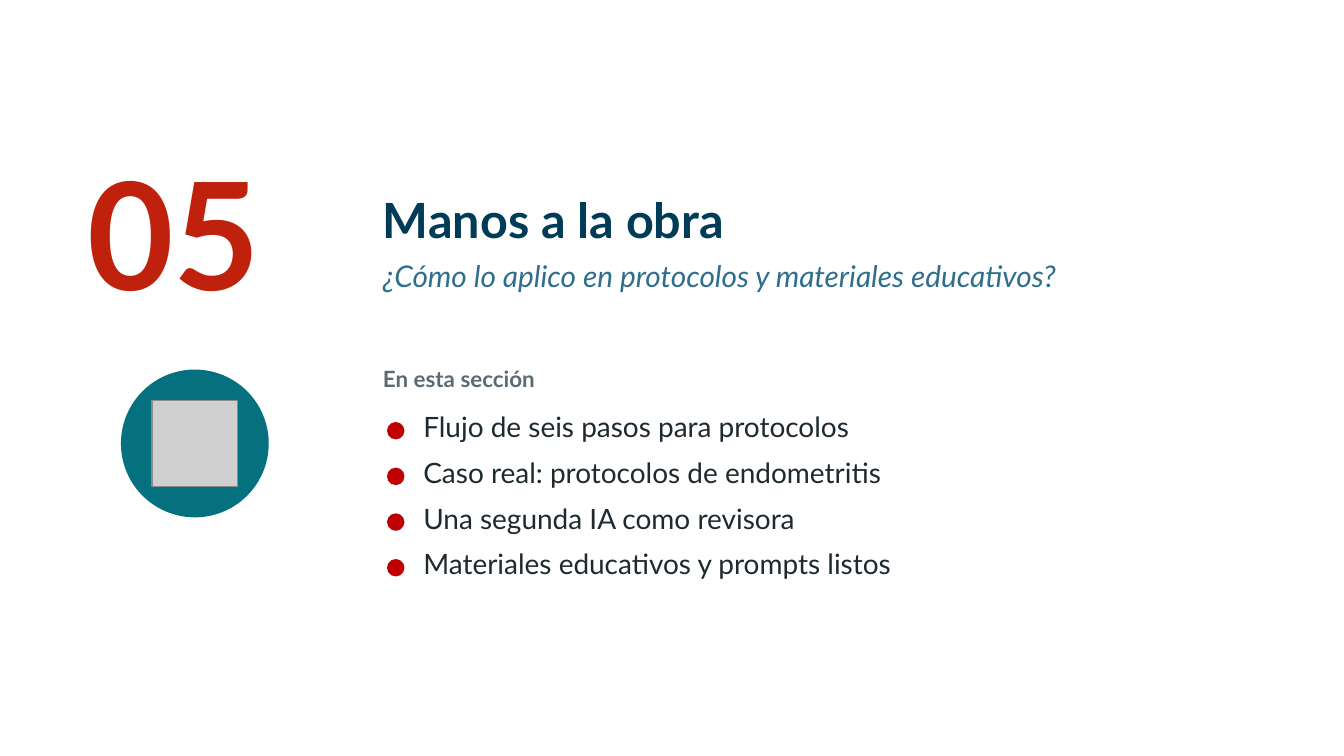
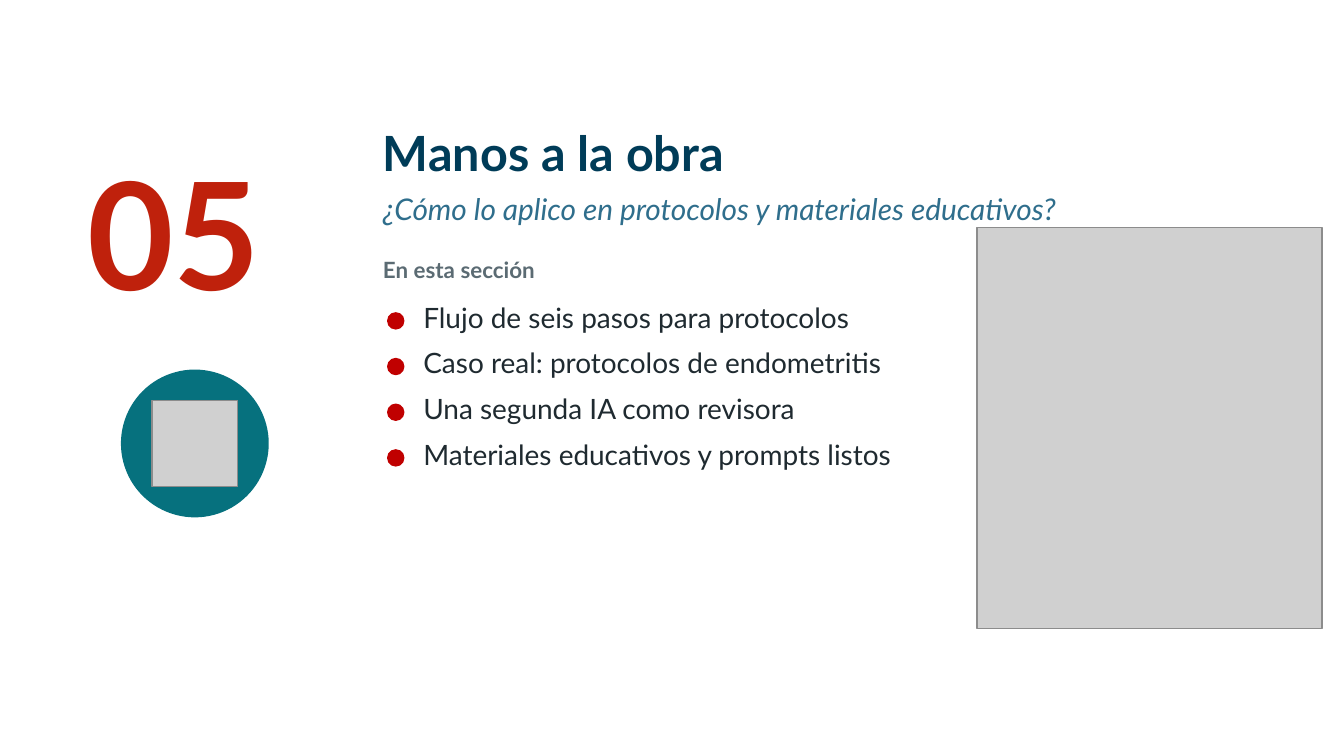
Before and after one commit to iCristian/jornada-alumni-2026, a slide deck: slide 25 of Presentaciones/IA_Matroneria_Parte_1.pptx. Drawn at 1344x756 pixels with LibreOffice and Linux fonts; fonts in the diff are those of the drawing; grey boxes stand for pictures; background and template pictures are left out. Boxes give left, top, right and bottom in pixels: in the first picture for what was removed or moved away, otherwise in the second. Text is boxed around its words. In the diff, an @@ line names an element or a change of style, - is before the commit and + after.

Commit message:
Actualizar materiales y agregar README con información del proyecto

```diff
--- a/Presentaciones/IA_Matroneria_Parte_1.pptx
+++ b/Presentaciones/IA_Matroneria_Parte_1.pptx
@@ text "Manos a la obra": place and size @@
-text "Manos a la obra" at bbox=[383, 202, 724, 239]
+text "Manos a la obra" at bbox=[383, 135, 724, 172]
@@ text "¿Cómo lo aplico en protocolos ...": place and size @@
-text "¿Cómo lo aplico en protocolos ..." at bbox=[383, 265, 1056, 293]
+text "¿Cómo lo aplico en protocolos ..." at bbox=[383, 198, 1056, 226]
@@ picture added at bbox=[977, 227, 1322, 628] @@
@@ 5 texts, 4 ellipses: place and size @@
-5 texts, 4 ellipses at bbox=[383, 370, 890, 579]
+5 texts, 4 ellipses at bbox=[383, 261, 890, 470]
```
Also in this commit, not shown: 5 other slides changed, 1 slide added, 4 other files.
